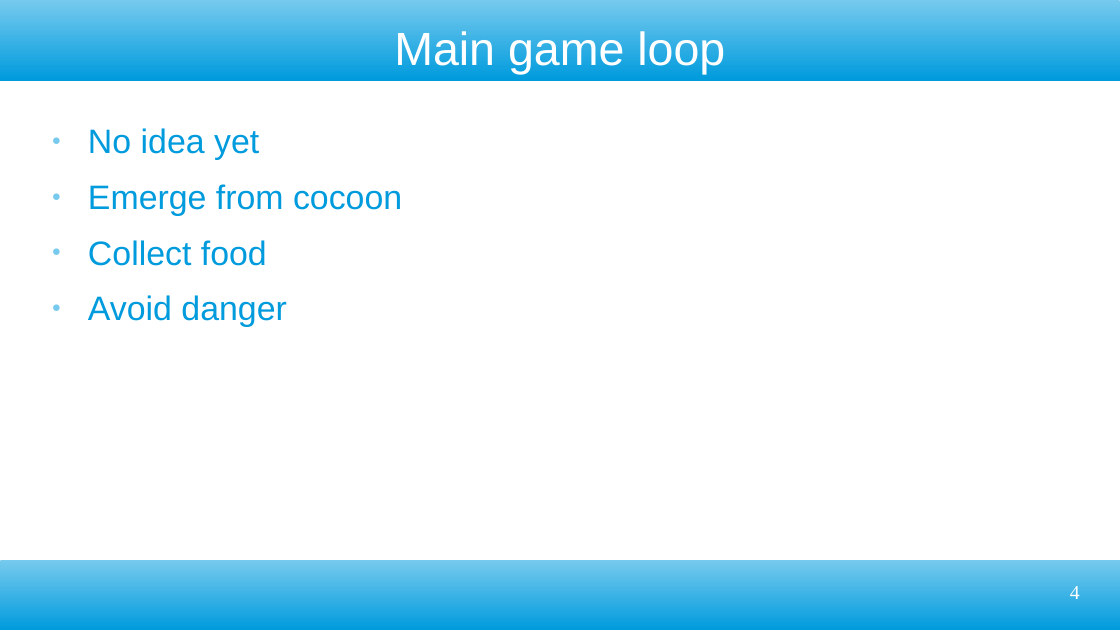
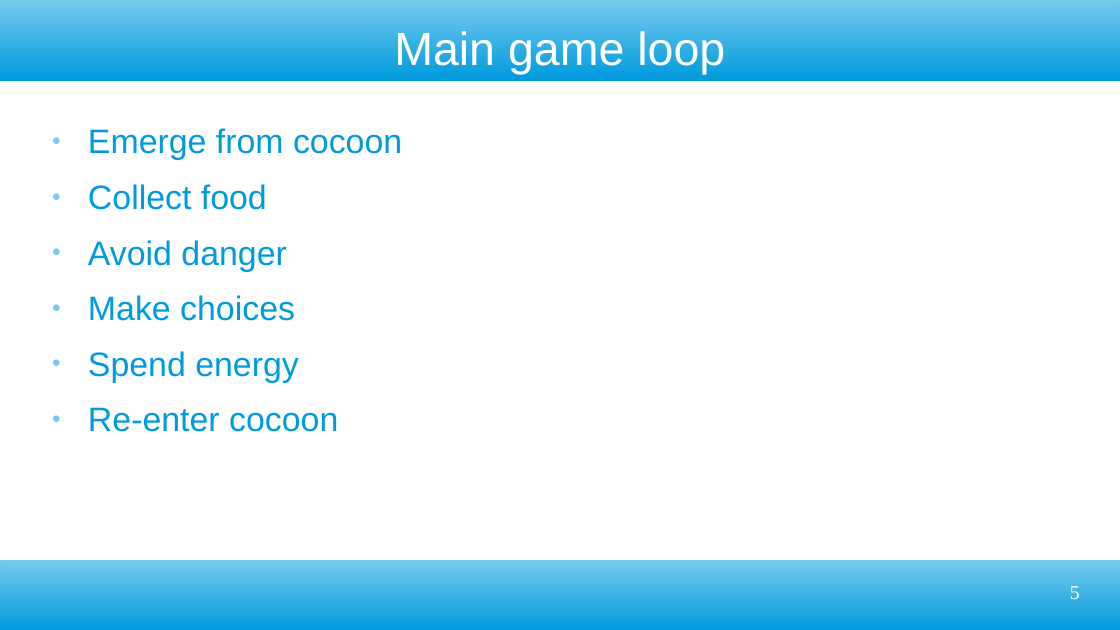
Before and after one commit to ktosox/GWJ77-Metamorphosis, a slide deck: slide 5 of GDD.odp (slide 4 before the commit). Drawn at 1120x630 pixels with LibreOffice and Linux fonts; fonts in the diff are those of the drawing. Boxes give left, top, right and bottom in pixels: in the first picture for what was removed or moved away, otherwise in the second. Text is boxed around its words. In the diff, an @@ line names an element or a change of style, - is before the commit and + after.

```diff
--- a/GDD.odp
+++ b/GDD.odp
@@ text at (x1=88, y1=128, x2=259, y2=160): paragraph removed @@
-● No idea yet
@@ text at (x1=88, y1=295, x2=338, y2=432): paragraphs added @@
+● Make choices
+● Spend energy
+● Re-enter cocoon
@@ page number at (x1=1070, y1=586, x2=1080, y2=599): text changed @@
-4
+5
```
Also in this commit, not shown: 1 other slide changed, 3 slides added.
